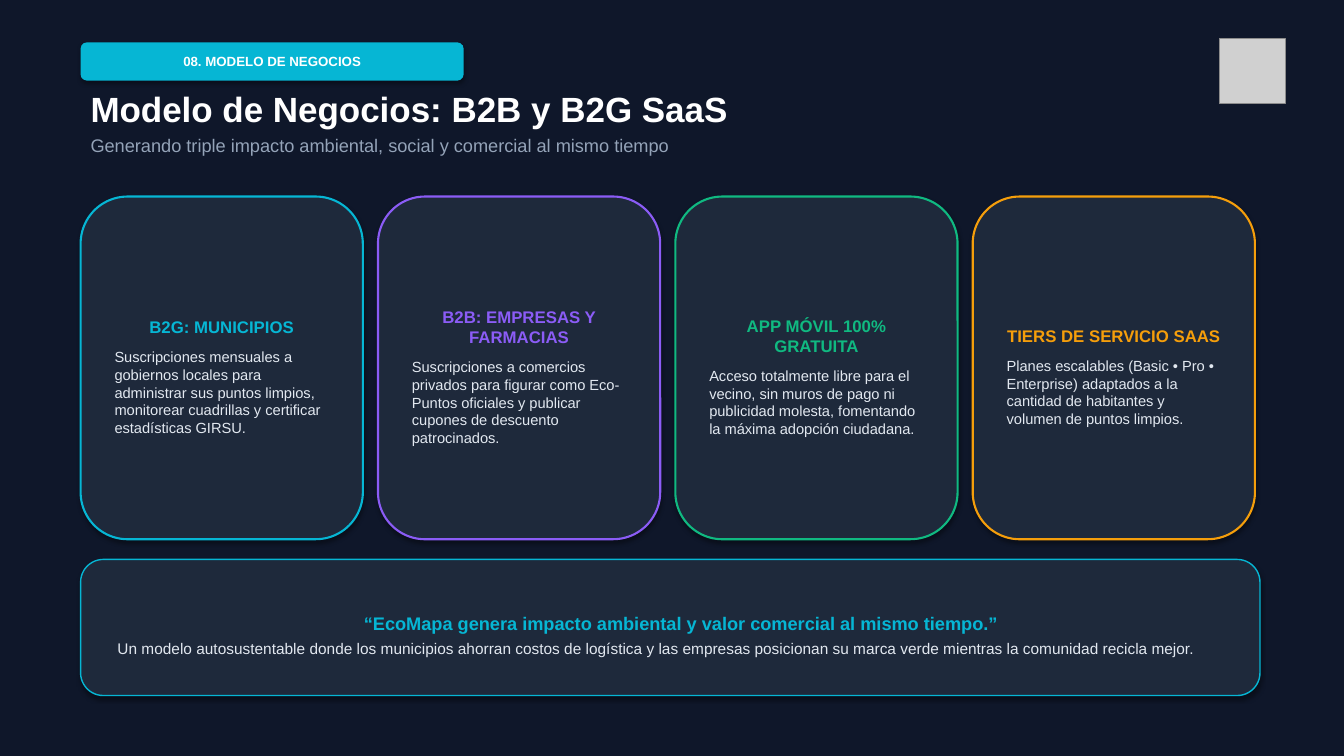
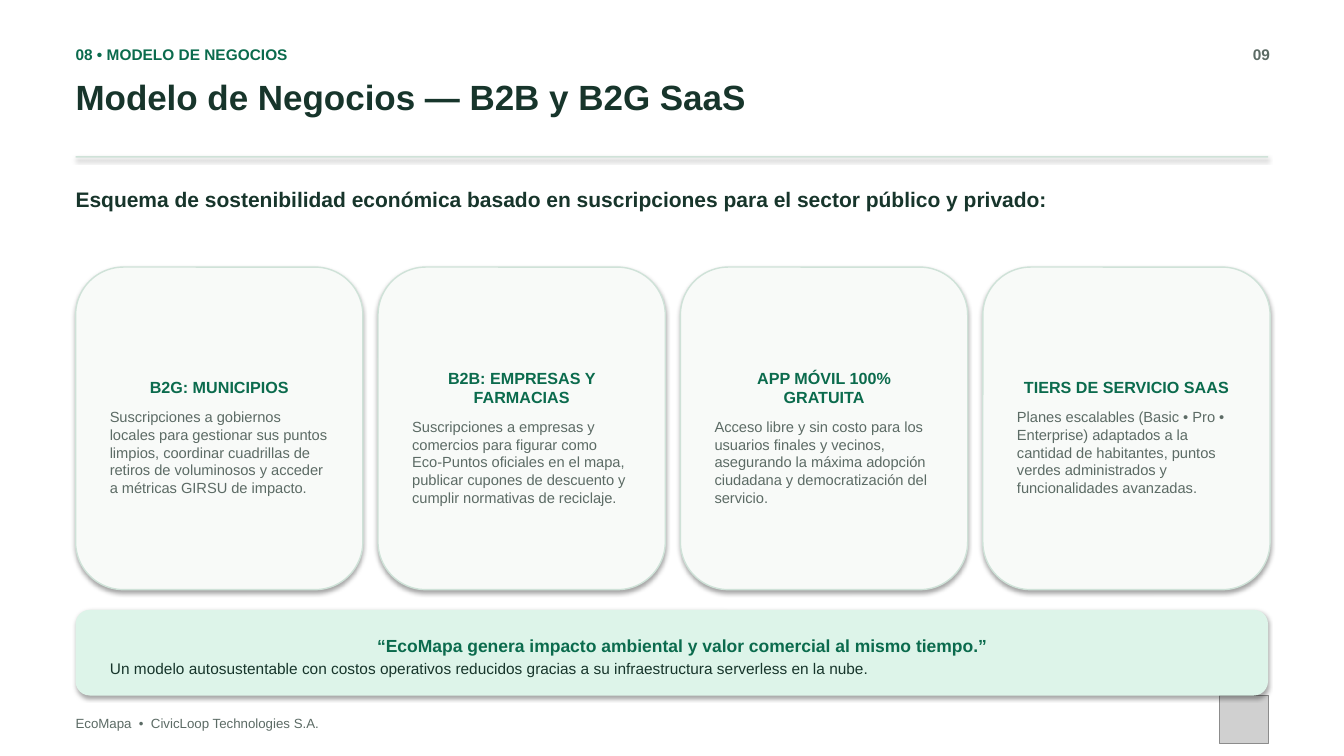
Before and after one commit to RomeroGerardo/EcoMapaLandinPage, a slide deck: slide 9 of Presentación - EcoMapa.pptx. Drawn at 1344x756 pixels with LibreOffice and Linux fonts; fonts in the diff are those of the drawing; grey boxes stand for pictures. Boxes give left, top, right and bottom in pixels: in the first picture for what was removed or moved away, otherwise in the second. Text is boxed around its words. In the diff, an @@ line names an element or a change of style, - is before the commit and + after.

Commit message:
docs: presentacion EcoMapa V2.1 con estetica limpia original (sin capturas ni diagramas) y branding CivicLoop Technologies SA

```diff
--- a/Presentación - EcoMapa.pptx
+++ b/Presentación - EcoMapa.pptx
@@ rectangle at [0, 0, 1344, 756]: fill #0F172A to #FFFFFF @@
@@ text at [76, 49, 287, 60]: text changed; size 9.5 to 11 pt; text colour #FFFFFF to #0B6B4D @@
-08. MODELO DE NEGOCIOS
+08 • MODELO DE NEGOCIOS
@@ text "08 • MODELO DE NEGOCIOS": place and size @@
-text "08 • MODELO DE NEGOCIOS" at [81, 42, 464, 81]
+text "08 • MODELO DE NEGOCIOS" at [76, 49, 287, 60]
@@ text "08 • MODELO DE NEGOCIOS" at [76, 49, 287, 60]: vertical alignment middle to top; fill #06B6D4 to none; shadow off @@
@@ text added at [1253, 49, 1270, 60], 11 pt, text #5C6B65, bold @@
+09
@@ text at [76, 84, 745, 117]: text changed; size 13 to 25 pt; text colour #94A3B8 to #17352B; bold on @@
-Modelo de Negocios: B2B y B2G SaaS
-Generando triple impacto ambiental, social y comercial al mismo tiempo
+Modelo de Negocios — B2B y B2G SaaS
@@ rectangle added at [76, 156, 1268, 157], fill #CFE2D8 @@
@@ text added at [76, 191, 1047, 211], 15 pt, text #17352B, bold @@
+Esquema de sostenibilidad económica basado en suscripciones para el sector público y privado:
@@ rounded rectangle "B2G: MUNICIPIOS": place and size @@
-rounded rectangle "B2G: MUNICIPIOS" at [81, 197, 363, 539]
+rounded rectangle "B2G: MUNICIPIOS" at [76, 267, 363, 590]
@@ rounded rectangle "B2G: MUNICIPIOS" at [76, 267, 363, 590]: fill #1E293B to #F8FAF8; outline #06B6D4 1.5 pt to #CFE2D8 1 pt @@
@@ rounded rectangle "B2B: EMPRESAS Y FARMACIAS": place and size @@
-rounded rectangle "B2B: EMPRESAS Y FARMACIAS" at [378, 197, 660, 539]
+rounded rectangle "B2B: EMPRESAS Y FARMACIAS" at [378, 267, 665, 590]
@@ rounded rectangle "B2B: EMPRESAS Y FARMACIAS" at [378, 267, 665, 590]: fill #1E293B to #F8FAF8; outline #8B5CF6 1.5 pt to #CFE2D8 1 pt @@
@@ rounded rectangle "APP MÓVIL 100% GRATUITA": place and size @@
-rounded rectangle "APP MÓVIL 100% GRATUITA" at [676, 197, 958, 539]
+rounded rectangle "APP MÓVIL 100% GRATUITA" at [681, 267, 968, 590]
@@ rounded rectangle "APP MÓVIL 100% GRATUITA" at [681, 267, 968, 590]: fill #1E293B to #F8FAF8; outline #10B981 1.5 pt to #CFE2D8 1 pt @@
@@ rounded rectangle "TIERS DE SERVICIO SAAS": place and size @@
-rounded rectangle "TIERS DE SERVICIO SAAS" at [973, 197, 1255, 539]
+rounded rectangle "TIERS DE SERVICIO SAAS" at [983, 267, 1270, 590]
@@ rounded rectangle "TIERS DE SERVICIO SAAS" at [983, 267, 1270, 590]: fill #1E293B to #F8FAF8; outline #F59E0B 1.5 pt to #CFE2D8 1 pt @@
@@ text in rounded rectangle at [150, 381, 289, 393]: size 12 to 11.5 pt, text colour #06B6D4 to #0B6B4D in "B2G: MUNICIPIOS" @@
@@ text in rounded rectangle at [448, 372, 596, 403]: size 12 to 11.5 pt, text colour #8B5CF6 to #0B6B4D in "B2B: EMPRESAS Y FARMACIAS" @@
@@ text in rounded rectangle at [757, 371, 891, 403]: size 12 to 11.5 pt, text colour #10B981 to #0B6B4D in "APP MÓVIL 100% GRATUITA" @@
@@ text in rounded rectangle at [1024, 381, 1229, 393]: size 12 to 11.5 pt, text colour #F59E0B to #0B6B4D in "TIERS DE SERVICIO SAAS" @@
@@ text in rounded rectangle at [110, 411, 327, 496]: text changed; text colour #E2E8F0 to #5C6B65 @@
-Suscripciones mensuales a gobiernos locales para administrar sus puntos limpios, monitorear cuadrillas y certificar estadísticas GIRSU.
+Suscripciones a gobiernos locales para gestionar sus puntos limpios, coordinar cuadrillas de retiros de voluminosos y acceder a métricas GIRSU de impacto.
@@ text in rounded rectangle at [1017, 411, 1216, 493]: text changed; text colour #E2E8F0 to #5C6B65 @@
-Planes escalables (Basic • Pro • Enterprise) adaptados a la cantidad de habitantes y volumen de puntos limpios.
+Planes escalables (Basic • Pro • Enterprise) adaptados a la cantidad de habitantes, puntos verdes administrados y funcionalidades avanzadas.
@@ text in rounded rectangle at [412, 421, 625, 506]: text changed; text colour #E2E8F0 to #5C6B65 @@
-Suscripciones a comercios privados para figurar como Eco-Puntos oficiales y publicar cupones de descuento patrocinados.
+Suscripciones a empresas y comercios para figurar como Eco-Puntos oficiales en el mapa, publicar cupones de descuento y cumplir normativas de reciclaje.
@@ text in rounded rectangle at [715, 421, 927, 503]: text changed; text colour #E2E8F0 to #5C6B65 @@
-Acceso totalmente libre para el vecino, sin muros de pago ni publicidad molesta, fomentando la máxima adopción ciudadana.
+Acceso libre y sin costo para los usuarios finales y vecinos, asegurando la máxima adopción ciudadana y democratización del servicio.
@@ rounded rectangle "“EcoMapa genera impacto ambiental y ...": place and size @@
-rounded rectangle "“EcoMapa genera impacto ambiental y ..." at [81, 560, 1260, 696]
+rounded rectangle "“EcoMapa genera impacto ambiental y ..." at [76, 610, 1268, 696]
@@ rounded rectangle "“EcoMapa genera impacto ambiental y ..." at [76, 610, 1268, 696]: fill #1E293B to #DDF4E9; outline #06B6D4 1 pt to none @@
@@ text in rounded rectangle at [377, 639, 987, 656]: size 13 to 12.5 pt, text colour #06B6D4 to #0B6B4D in "“EcoMapa genera impacto ambiental y valor comercial ..." @@
@@ text in rounded rectangle at [110, 663, 868, 677]: text changed; text colour #E2E8F0 to #17352B @@
-Un modelo autosustentable donde los municipios ahorran costos de logística y las empresas posicionan su marca verde mientras la comunidad recicla mejor.
+Un modelo autosustentable con costos operativos reducidos gracias a su infraestructura serverless en la nube.
@@ text added at [76, 718, 319, 731], 9.5 pt, text #5C6B65 @@
+EcoMapa • CivicLoop Technologies S.A.
@@ picture: place and size @@
-picture at [1220, 38, 1286, 104]
+picture at [1220, 696, 1268, 744]
```
Also in this commit, not shown: 9 other slides changed, 3 slides added, 3 slides removed, 1 other file.
